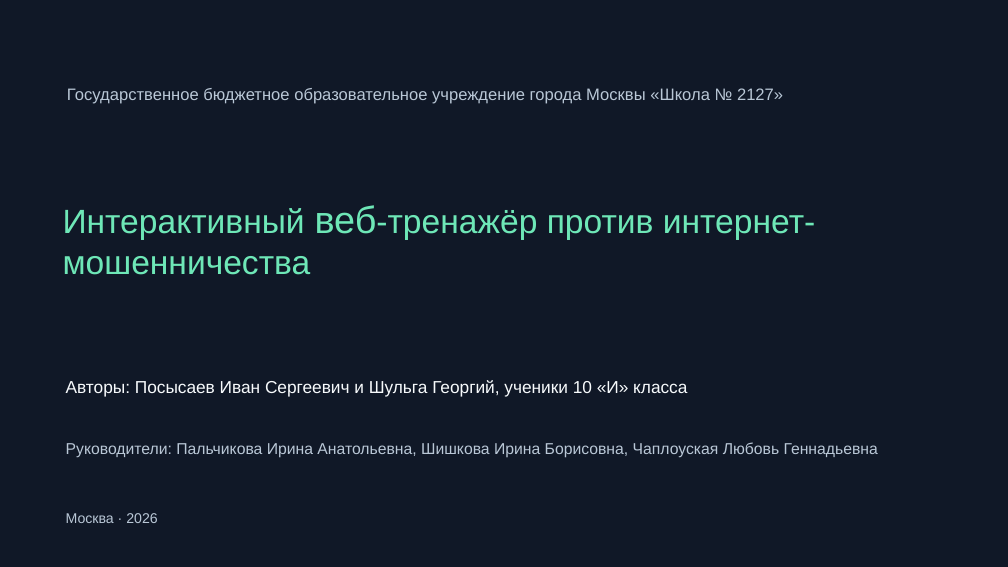
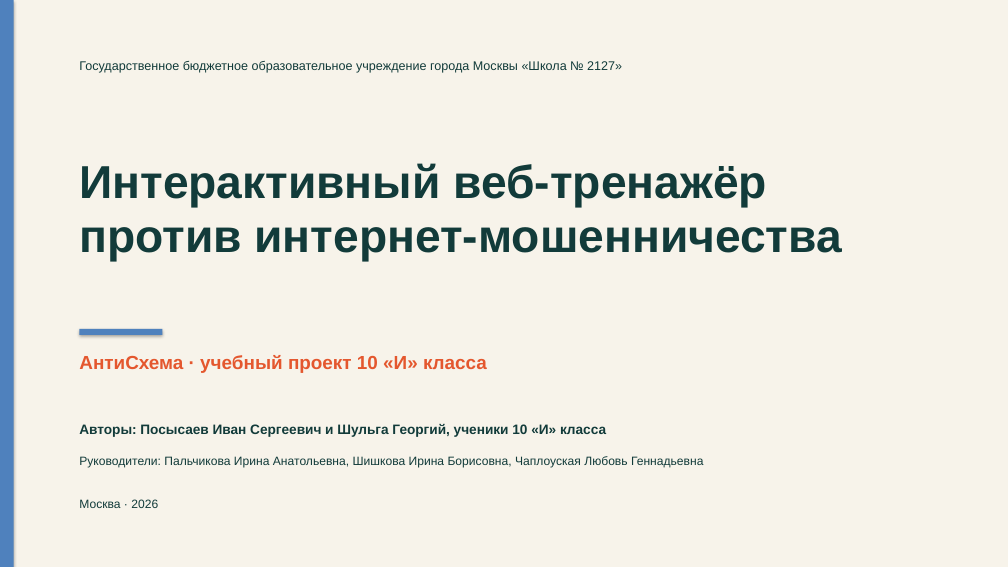
Before and after one commit to gvibco/antishema, a slide deck: slide 1 of АнтиСхема_презентация_Посысаев_Иван_Шульга_Георгий.odp. Drawn at 1008x567 pixels with LibreOffice and Linux fonts; fonts in the diff are those of the drawing. Boxes give left, top, right and bottom in pixels: in the first picture for what was removed or moved away, otherwise in the second. Text is boxed around its words. In the diff, an @@ line names an element or a change of style, - is before the commit and + after.

```diff
--- a/АнтиСхема_презентация_Посысаев_Иван_Шульга_Георгий.odp
+++ b/АнтиСхема_презентация_Посысаев_Иван_Шульга_Георгий.odp
@@ background #101827 to #F7F3EA @@
@@ rectangle added at (0, 0, 14, 567), fill #4F81BD @@
@@ text "Государственное бюджетное образовательное учреждение города ...": place and size @@
-text "Государственное бюджетное образовательное учреждение города ..." at (67, 88, 783, 104)
+text "Государственное бюджетное образовательное учреждение города ..." at (79, 61, 622, 73)
@@ text "Государственное бюджетное образовательное учреждение города ..." at (79, 61, 622, 73): size 15.8 to 12 pt, text colour #B9C7D6 to #123B3A; line spacing 1 to 1.08; vertical alignment middle to top @@
@@ text at (79, 163, 842, 262): text changed; size 32 to 44 pt; text colour #6EE7B7 to #123B3A; bold on @@
-Интерактивный веб-тренажёр против интернет-мошенничества
+Интерактивный веб-тренажёр
+против интернет-мошенничества
@@ text "Интерактивный веб-тренажёр" at (79, 163, 842, 262): vertical alignment middle to top @@
@@ rectangle added at (79, 329, 163, 335), fill #4F81BD @@
@@ text added at (79, 355, 487, 373), 18 pt, text #E4572E, bold @@
+АнтиСхема · учебный проект 10 «И» класса
@@ text "Авторы: Посысаев Иван Сергеевич и ...": place and size @@
-text "Авторы: Посысаев Иван Сергеевич и ..." at (66, 380, 687, 397)
+text "Авторы: Посысаев Иван Сергеевич и ..." at (79, 424, 606, 437)
@@ text "Авторы: Посысаев Иван Сергеевич и ..." at (79, 424, 606, 437): size 16.5 to 13 pt, text colour #F7FAFC to #123B3A, bold on; line spacing 1 to 1.08; vertical alignment middle to top @@
@@ text "Руководители: Пальчикова Ирина Анатольевна, Шишкова ...": place and size @@
-text "Руководители: Пальчикова Ирина Анатольевна, Шишкова ..." at (66, 442, 878, 458)
+text "Руководители: Пальчикова Ирина Анатольевна, Шишкова ..." at (79, 456, 703, 467)
@@ text "Руководители: Пальчикова Ирина Анатольевна, Шишкова ..." at (79, 456, 703, 467): size 15 to 11.5 pt, text colour #B9C7D6 to #123B3A; line spacing 1 to 1.08; vertical alignment middle to top @@
@@ text "Москва · 2026": place and size @@
-text "Москва · 2026" at (66, 513, 157, 523)
+text "Москва · 2026" at (79, 499, 158, 508)
@@ text "Москва · 2026" at (79, 499, 158, 508): size 13.5 to 11.5 pt, text colour #B9C7D6 to #123B3A; line spacing 1 to 1.08; vertical alignment middle to top @@
```
Also in this commit, not shown: 8 other slides changed, 2 slides added, 1 slide removed, 20 other files.
